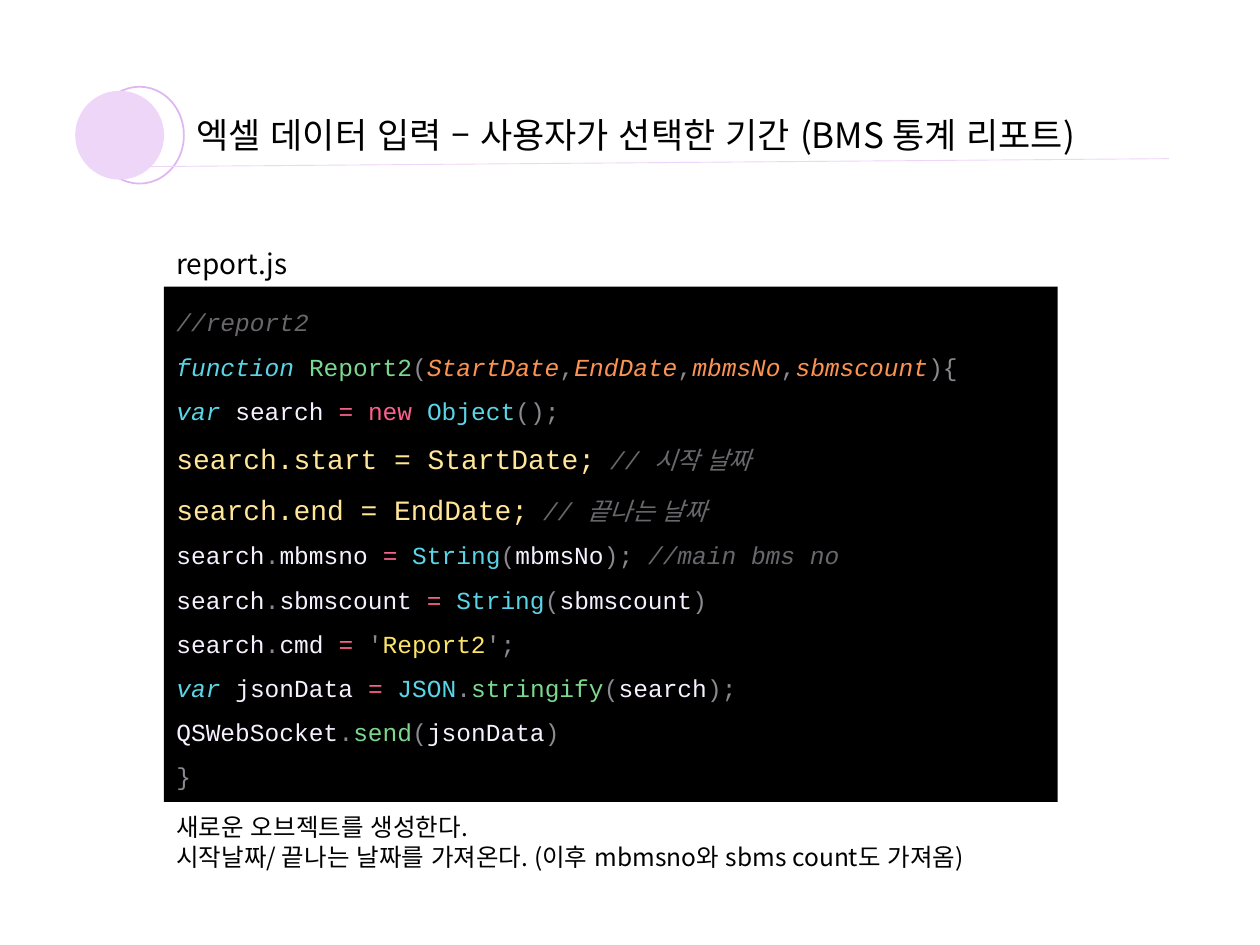
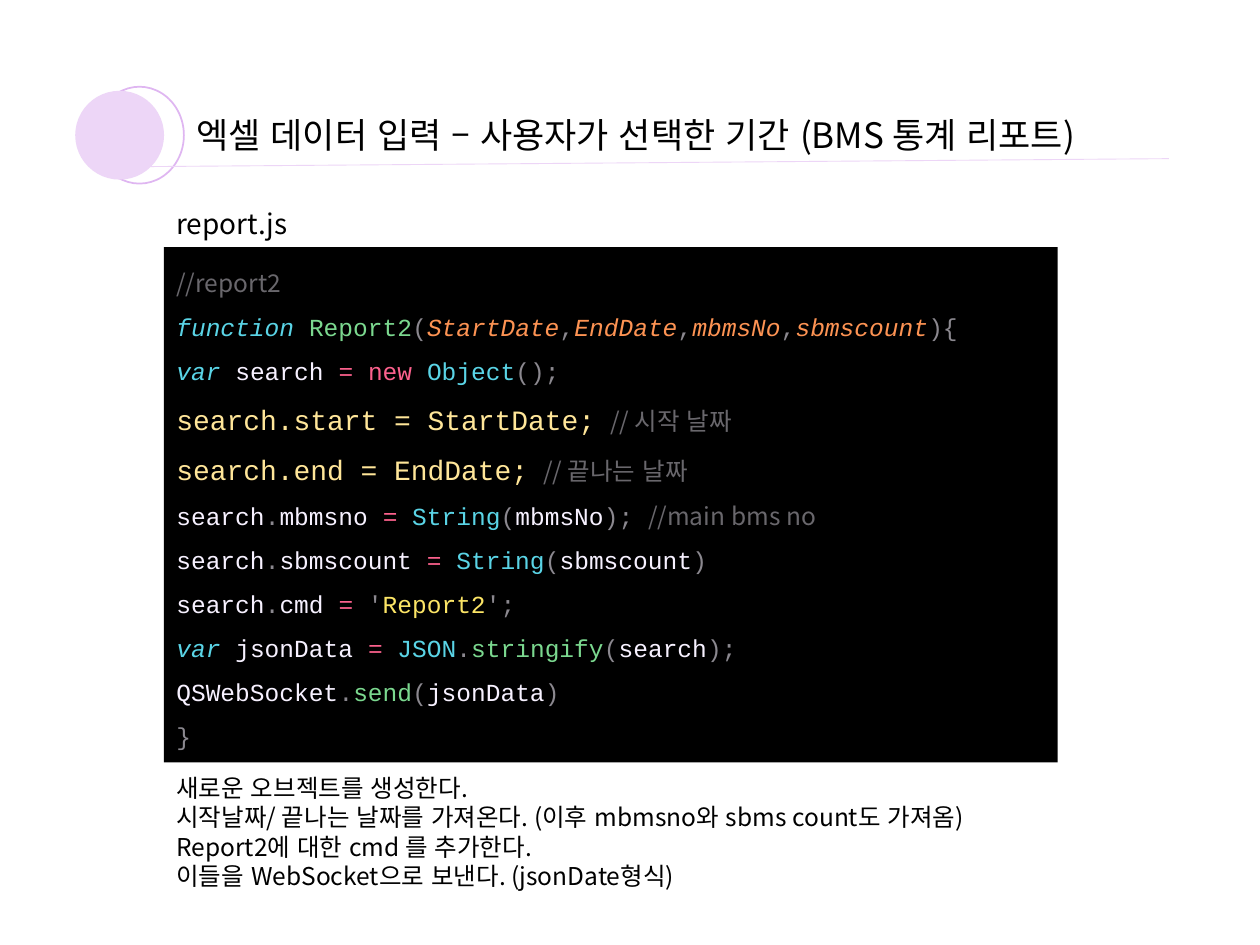
Before and after one commit to yoosooop/INTERN_log, a slide deck: slide 26 of bms 엑셀 파일 생성.pptx (slide 24 before the commit). Drawn at 1260x945 pixels with LibreOffice and Linux fonts; fonts in the diff are those of the drawing. Boxes give left, top, right and bottom in pixels: in the first picture for what was removed or moved away, otherwise in the second. Text is boxed around its words. In the diff, an @@ line names an element or a change of style, - is before the commit and + after.

Commit message:
update ppt

```diff
--- a/bms 엑셀 파일 생성.pptx
+++ b/bms 엑셀 파일 생성.pptx
@@ text "report.js": place and size @@
-text "report.js" at (176,252,287,281)
+text "report.js" at (176,212,287,241)
@@ rectangle "//report2": place and size @@
-rectangle "//report2" at (164,286,1057,801)
+rectangle "//report2" at (164,247,1057,762)
@@ text in rectangle at (176,272,816,530): font Courier New to Noto Sans CJK KR, italic off in "//report2", "// 시작 날짜", "// 끝나는 날짜", "//main bms no" @@
@@ text "새로운 오브젝트를 생성한다.": place and size @@
-text "새로운 오브젝트를 생성한다." at (176,815,964,871)
+text "새로운 오브젝트를 생성한다." at (176,776,964,891)
@@ text at (176,835,674,891): paragraphs added @@
+Report2에 대한 cmd 를 추가한다.
+이들을 WebSocket으로 보낸다. (jsonDate형식)
```
Also in this commit, not shown: 11 other slides changed, 12 slides added.
